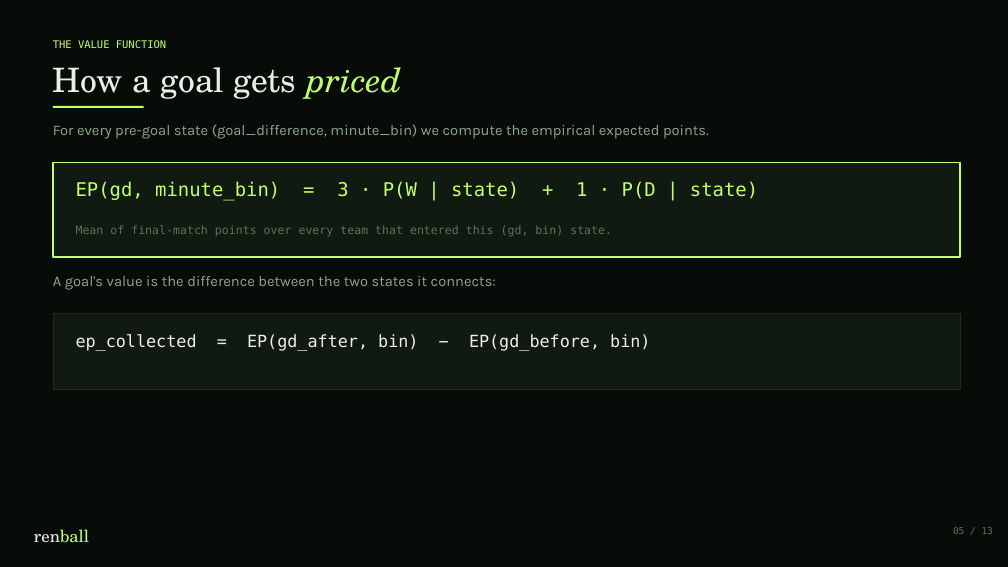
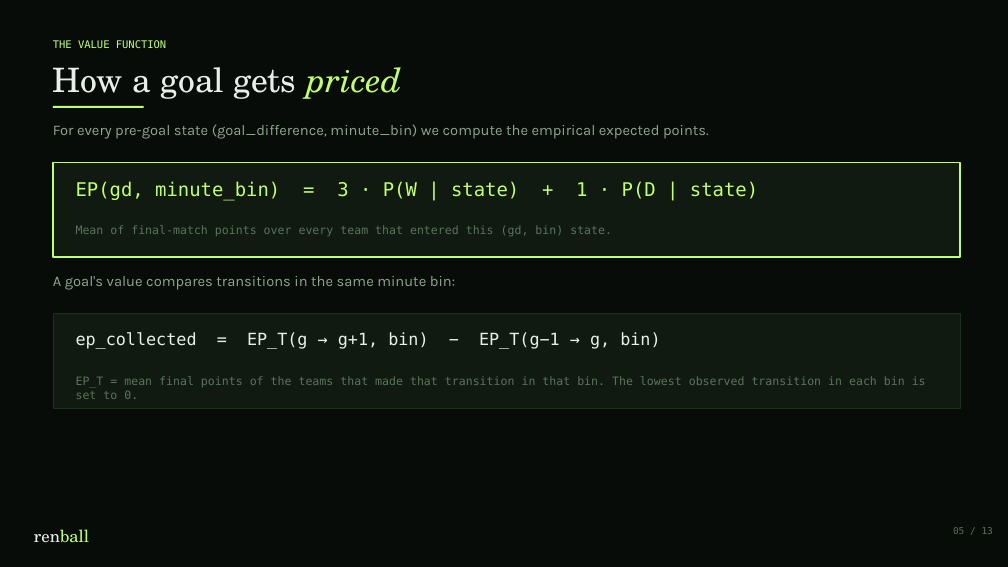
Before and after one commit to koeymenc/renball, a slide deck: slide 5 of projects/02-points-by-gamestate/slides.pptx. Drawn at 1008x567 pixels with LibreOffice and Linux fonts; fonts in the diff are those of the drawing. Boxes give left, top, right and bottom in pixels: in the first picture for what was removed or moved away, otherwise in the second. Text is boxed around its words. In the diff, an @@ line names an element or a change of style, - is before the commit and + after.

```diff
--- a/projects/02-points-by-gamestate/slides.pptx
+++ b/projects/02-points-by-gamestate/slides.pptx
@@ text at (x1=53, y1=276, x2=455, y2=290): text changed @@
-A goal's value is the difference between the two states it connects:
+A goal's value compares transitions in the same minute bin:
@@ rectangle resized from (x1=53, y1=314, x2=960, y2=389) to (x1=53, y1=314, x2=960, y2=408) @@
@@ text at (x1=76, y1=332, x2=660, y2=349): text changed @@
-ep_collected = EP(gd_after, bin) − EP(gd_before, bin)
+ep_collected = EP_T(g → g+1, bin) − EP_T(g−1 → g, bin)
@@ text added at (x1=76, y1=376, x2=926, y2=399), 11 pt, text #5A735A @@
+EP_T = mean final points of the teams that made that transition in that bin. The lowest observed transition in each bin is set to 0.
```
Also in this commit, not shown: 4 other slides changed, 31 other files.
